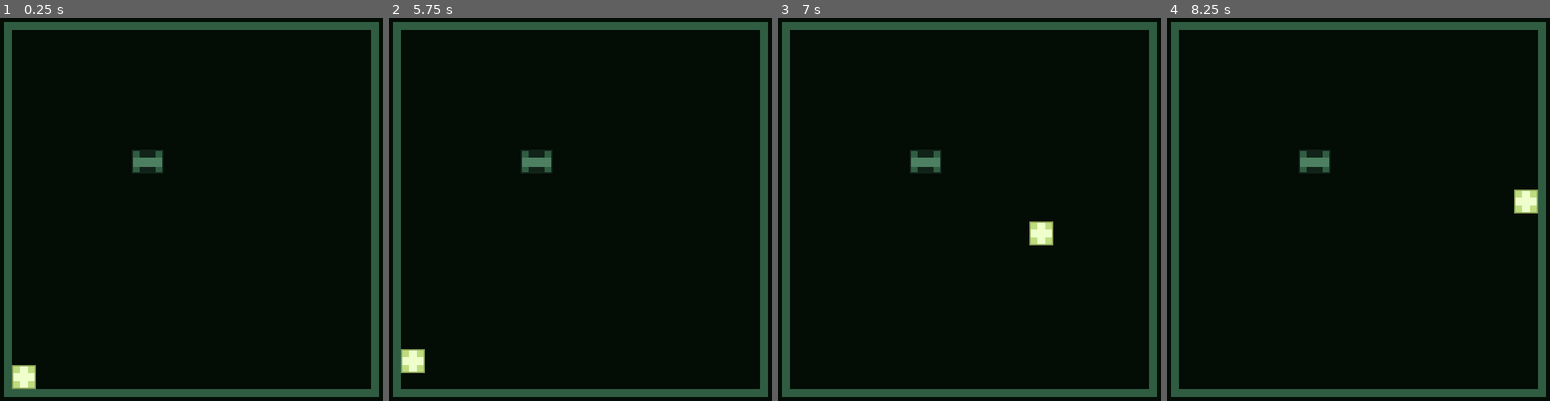
Above: before the commit, frames 1-4 (left to right).
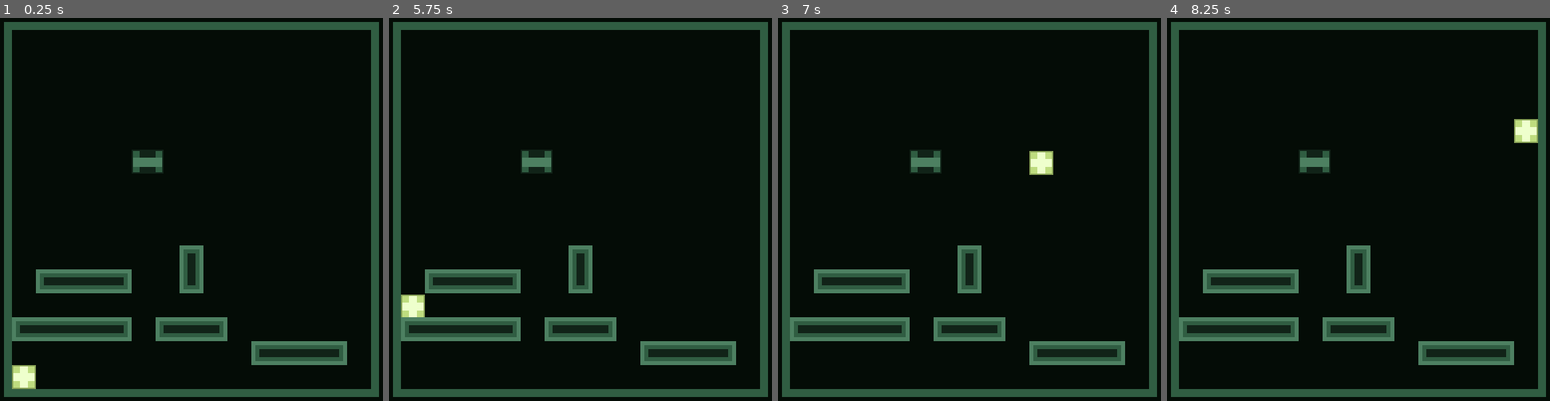
Above: after the commit, the same moments.

Repository: pangeon/Pixel-Mania
Game: Godot game, scene res://scenes/game.tscn
Two runs of this game, one before a commit and one after it. Both use one fixed random seed, a clock stepped at 60 frames per second and the inputs below.
Inputs:
- Up to frame 1 (0.25 s): no input
- Up to frame 2 (5.75 s): tap Enter at 0.5, 2.75 s; hold Right (move_right) 0.53-1.28 s; hold Down (move_down) 1.28-2.03 s; tap Space at 2, 5 s; hold Right (move_right) 2.03-2.78 s; hold Up (move_up) 2.78-3.53 s; hold Left (move_left) 3.53-5.03 s; hold Down (move_down) from 5.03 s (still down)
- Up to frame 3 (7 s): release Down (move_down) at 5.78 s; hold Right (move_right) 5.78-6.53 s; hold Up (move_up) from 6.53 s (still down)
- Up to frame 4 (8.25 s): release Up (move_up) at 7.28 s; hold Right (move_right) 7.28-8.03 s; tap Enter at 8 s; hold Down (move_down) from 8.03 s (still down)

The runs differ from the first frame. In frame 1, 5.1% of the frame differs, in the area x 3-91%, y 59-91%; in frame 2, 5.9%; in frame 3, 5.9%, in the area x 3-91%, y 34-91%; in frame 4, 5.9%.

Commit message:
add tile map

Diff:
--- a/project.godot
+++ b/project.godot
@@ -57,6 +57,7 @@
 2d_physics/layer_1="player"
 2d_physics/layer_2="chests"
 2d_physics/layer_3="walls"
+2d_physics/layer_4="tilemap"
 
 [physics]
 
--- a/scenes/chest.tscn
+++ b/scenes/chest.tscn
@@ -8,7 +8,7 @@
 
 [node name="Chest" type="RigidBody2D"]
 collision_layer = 2
-collision_mask = 7
+collision_mask = 15
 script = ExtResource("1_x4j1e")
 
 [node name="Sprite2D" type="Sprite2D" parent="."]
--- a/scenes/game.tscn
+++ b/scenes/game.tscn
@@ -1,9 +1,44 @@
-[gd_scene load_steps=9 format=3 uid="uid://dbi45lpog5ros"]
+[gd_scene load_steps=12 format=3 uid="uid://dbi45lpog5ros"]
 
 [ext_resource type="Script" path="res://scripts/background.gd" id="1_5kbue"]
 [ext_resource type="Script" path="res://scripts/game.gd" id="1_n4xvt"]
 [ext_resource type="PackedScene" uid="uid://dn8r6m21c5an" path="res://scenes/player.tscn" id="2_7b6k8"]
 [ext_resource type="PackedScene" uid="uid://kg54s01ginlu" path="res://scenes/chest.tscn" id="3_rqovp"]
+[ext_resource type="Texture2D" uid="uid://3ted24g1yntk" path="res://assets/tile_map_unit_18px.png" id="5_2l4eq"]
+
+[sub_resource type="TileSetAtlasSource" id="TileSetAtlasSource_3imup"]
+texture = ExtResource("5_2l4eq")
+texture_region_size = Vector2i(18, 18)
+0:0/0 = 0
+0:0/0/physics_layer_0/linear_velocity = Vector2(0, 0)
+0:0/0/physics_layer_0/angular_velocity = 0.0
+0:0/0/physics_layer_0/polygon_0/points = PackedVector2Array(-7.875, -7.875, 7.875, -7.875, 7.875, 7.875, -7.875, 7.875)
+1:0/0 = 0
+1:0/0/physics_layer_0/linear_velocity = Vector2(0, 0)
+1:0/0/physics_layer_0/angular_velocity = 0.0
+1:0/0/physics_layer_0/polygon_0/points = PackedVector2Array(-7.875, -7.875, 7.875, -7.875, 7.875, 7.875, -7.875, 7.875)
+2:0/0 = 0
+2:0/0/physics_layer_0/linear_velocity = Vector2(0, 0)
+2:0/0/physics_layer_0/angular_velocity = 0.0
+2:0/0/physics_layer_0/polygon_0/points = PackedVector2Array(-7.875, -7.875, 7.875, -7.875, 7.875, 7.875, -7.875, 7.875)
+2:1/0 = 0
+2:1/0/physics_layer_0/linear_velocity = Vector2(0, 0)
+2:1/0/physics_layer_0/angular_velocity = 0.0
+2:1/0/physics_layer_0/polygon_0/points = PackedVector2Array(-7.875, -7.875, 7.875, -7.875, 7.875, 7.875, -7.875, 7.875)
+1:1/0 = 0
+1:1/0/physics_layer_0/linear_velocity = Vector2(0, 0)
+1:1/0/physics_layer_0/angular_velocity = 0.0
+1:1/0/physics_layer_0/polygon_0/points = PackedVector2Array(-7.875, -7.875, 7.875, -7.875, 7.875, 7.875, -7.875, 7.875)
+0:1/0 = 0
+0:1/0/physics_layer_0/linear_velocity = Vector2(0, 0)
+0:1/0/physics_layer_0/angular_velocity = 0.0
+0:1/0/physics_layer_0/polygon_0/points = PackedVector2Array(-7.875, -7.875, 7.875, -7.875, 7.875, 7.875, -7.875, 7.875)
+
+[sub_resource type="TileSet" id="TileSet_hktew"]
+tile_size = Vector2i(18, 18)
+physics_layer_0/collision_layer = 8
+physics_layer_0/collision_mask = 7
+sources/0 = SubResource("TileSetAtlasSource_3imup")
 
 [sub_resource type="RectangleShape2D" id="RectangleShape2D_kseiu"]
 size = Vector2(282, 6)
@@ -17,7 +52,7 @@
 [sub_resource type="RectangleShape2D" id="RectangleShape2D_pqdyo"]
 size = Vector2(282, 6)
 
-[node name="Game" type="Node"]
+[node name="Game" type="Node2D"]
 script = ExtResource("1_n4xvt")
 metadata/_edit_vertical_guides_ = [51.0, 321.0, 327.0, 45.0, 69.0, 87.0, 105.0, 123.0, 141.0, 159.0, 177.0, 195.0, 213.0, 231.0, 249.0, 267.0, 285.0, 303.0]
 metadata/_edit_horizontal_guides_ = [321.0, 51.0, 45.0, 327.0, 69.0, 87.0, 105.0, 123.0, 141.0, 159.0, 177.0, 195.0, 213.0, 231.0, 249.0, 267.0, 285.0, 303.0]
@@ -30,6 +65,13 @@
 
 [node name="Chest" parent="." instance=ExtResource("3_rqovp")]
 position = Vector2(141, 141)
+
+[node name="TileMap" type="TileMap" parent="."]
+texture_filter = 1
+position = Vector2(51, 51)
+tile_set = SubResource("TileSet_hktew")
+format = 2
+layer_0/tile_data = PackedInt32Array(786433, 131072, 1, 786434, 131072, 1, 786435, 131072, 1, 786432, 0, 1, 786436, 65536, 1, 655364, 65536, 1, 655363, 131072, 1, 655362, 131072, 1, 655361, 0, 1, 786438, 0, 1, 786440, 65536, 1, 786439, 131072, 1, 655367, 65536, 0, 589831, 0, 0, 851979, 131072, 1, 851980, 131072, 1, 851981, 65536, 1, 851978, 0, 1)
 
 [node name="GameBorders" type="StaticBody2D" parent="."]
 collision_layer = 4
--- a/scenes/player.tscn
+++ b/scenes/player.tscn
@@ -18,7 +18,7 @@
 size = Vector2(0.111838, 0.0729135)
 
 [node name="Player" type="CharacterBody2D"]
-collision_mask = 6
+collision_mask = 14
 script = ExtResource("1_c2gyx")
 
 [node name="Sprite2D" type="AnimatedSprite2D" parent="."]
--- a/scripts/game.gd
+++ b/scripts/game.gd
@@ -1,4 +1,4 @@
-extends Node
+extends Node2D
 
 func _ready():
 	pass
Binary file added: assets/tile_map_unit_18px.ase
Binary file added: assets/tile_map_unit_18px.png
Not shown, added: assets/tile_map_unit_18px.png.import
